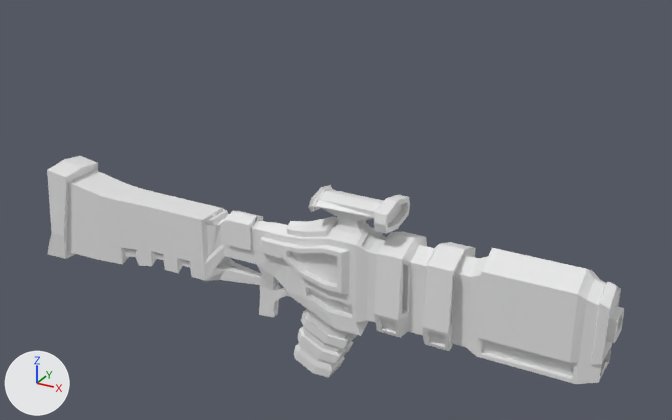
What one commit did to the Blender file space gun 02.blend.
One viewpoint serves both versions: a 50 mm lens placed at (11.66, -14.46, 8.67), pointed at (3.49, 0.4, 1.23). Every picture has the same lights, and +X, +Y and +Z are marked at lower left.
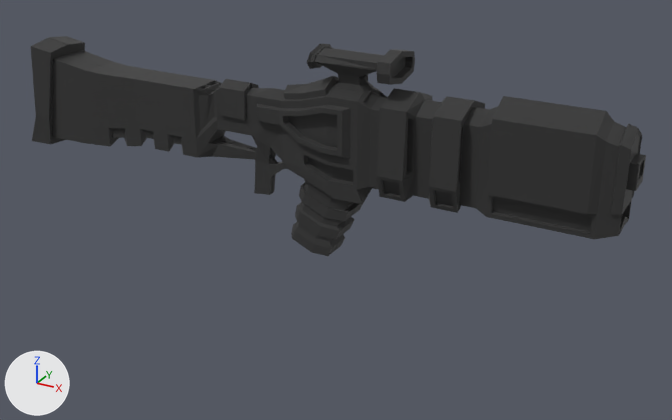
The change, as a list of edits to the scene's bpy script:
```text
Add mat_material_001:
    mat_material_001 = principled_material('Material.001')
    mat_material_001.base_color = (0.07, 0.07, 0.07)  # dark grey #4b4b4b
    mat_material_001.metallic = 0.686
    mat_material_001.roughness = 0.917
    mat_material_001.coat_weight = 0.21
Change me_cube_004:
    where me_cube_004.from_pydata(...)  # 621 vertices, 551 faces; spans x -5.2..12.9, y -0.1..1.7, z -3.2..2.7
    remove me_cube_004.materials.append(mat_material)  # white #e7e7e7
    add me_cube_004.materials.append(mat_material_001)  # dark grey #4b4b4b
Change ob_cube:
    ob_cube.location: (0.0, 0.0, 0.0) -> (0.0, 0.0, 2.8)
```

Changed parts and their boxes (x1, y1, x2, y2) in the pictures (672 x 420 px):
'Cube', recoloured, moved: before (47, 156, 624, 384); after (31, 36, 646, 256)
